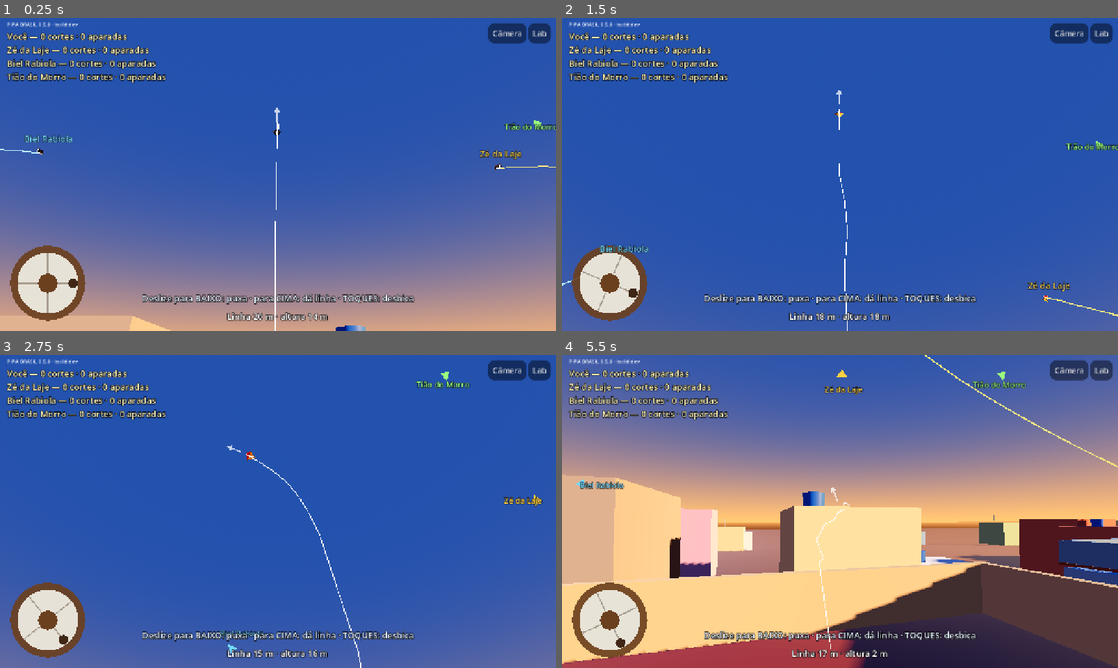
Above: before the commit, frames 1-4 (two rows, left to right).
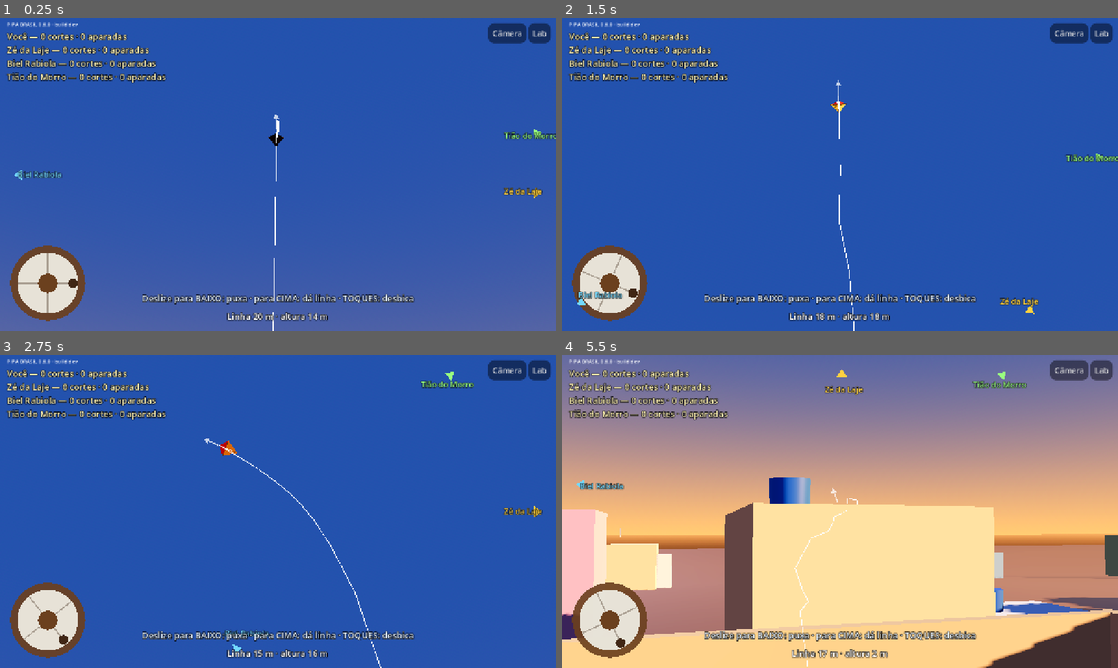
Above: after the commit, the same moments.

Repository: lucaskaeller201-ui/Pipa-Brasil
Game: Godot game, scene res://scenes/main/main.tscn
Two runs of this game, one before a commit and one after it. Both use one fixed random seed, a clock stepped at 60 frames per second and the inputs below.
Inputs (mouse positions are in pixels of both pictures, inside the frame that each line leads up to):
- Up to frame 1 (0.25 s): no input
- Up to frame 2 (1.5 s): tap Enter at 0.5 s; move the mouse to (962, 158) at 0.52 s; hold W 0.53-1.25 s; tap Z at 0.6 s; click (962, 158) at 0.67 s; tap Space at 0.77 s; drag from (728, 190) to (812, 237) at 1.27 s
- Up to frame 3 (2.75 s): move the mouse to (333, 442) at 2.02 s; hold W from 2.03 s (still down); tap Q at 2.1 s
- Up to frame 4 (5.5 s): release W at 2.75 s; drag from (812, 574) to (673, 464) at 2.77 s; move the mouse to (1006, 558) at 3.52 s; hold A 3.53-4.25 s; tap Z at 3.6 s; tap Space at 3.77 s; drag from (673, 464) to (756, 433) at 4.27 s; move the mouse to (867, 511) at 5.02 s; hold S from 5.03 s (still down); tap Q at 5.1 s; click (867, 511) at 5.17 s

The runs differ from the first frame. In frame 1, 36% of the frame differs, in the area x 0-100%, y 1-100%; in frame 2, 4.2%; in frame 3, 10%; in frame 4, 71%, in the area x 0-100%, y 0-100%.

Commit message:
0.6.0: zoom da câmera, referência nova revisada, docs (D-023 a D-025)
Co-Authored-By: Claude Opus 5.5 <noreply@anthropic.com>
Claude-Session: https://claude.ai/code/session_01VcBVPpGPHbKMkWY2F5CwiY

Diff:
--- a/game/match/livre.gd
+++ b/game/match/livre.gd
@@ -159,9 +159,12 @@
 	_corpos[0].visible = not _primeira_pessoa
 	var alvo := eu.kite.position - olho
 	var dist := alvo.length()
-	# Zoom: a pipa ocupa uns 5% da altura da tela, sem fechar demais.
-	var envergadura := 0.9
-	var fov := clampf(rad_to_deg(envergadura / maxf(dist, 1.0)) / 0.05, 22.0, 60.0)
+	# Zoom (1ª pessoa): a pipa ocupa uns 6% da altura da tela. Na 3ª pessoa,
+	# visão aberta para ver as lajes e as outras pipas.
+	var envergadura := 0.6
+	var fov := clampf(rad_to_deg(envergadura / maxf(dist, 1.0)) / 0.06, 14.0, 55.0)
+	if not _primeira_pessoa:
+		fov = 50.0
 	var guinada := atan2(-alvo.x, -alvo.z)
 	var elevacao := rad_to_deg(atan2(alvo.y, Vector2(alvo.x, alvo.z).length()))
 	# A pipa fica um pouco acima do meio; com pouca linha aparece o horizonte.
--- a/project.godot
+++ b/project.godot
@@ -7,7 +7,7 @@
 
 config/name="PIPA BRASIL"
 config/description="Simulador brasileiro de pipas em 3D"
-config/version="0.5.0"
+config/version="0.6.0"
 run/main_scene="res://scenes/main/main.tscn"
 config/features=PackedStringArray("4.7", "Mobile")
 config/icon="res://icon.svg"
--- /dev/null
+++ b/tests/golden/raia_sem_rabiola.csv
@@ -0,0 +1,17 @@
+t,x,y,z,tensao,linha
+0.50,-0.2223,16.9232,-26.2081,5.8415,29.8500
+1.00,-0.5741,19.9476,-24.1325,6.0475,29.8500
+1.50,-0.7210,22.6700,-21.7282,5.2293,29.8500
+2.00,-0.6455,24.6885,-19.5161,4.3903,29.8500
+2.50,-0.3679,26.0915,-17.6859,3.6815,29.8500
+3.00,0.0669,27.0231,-16.2878,3.1272,29.8500
+3.50,0.5925,27.6105,-15.2967,2.7200,29.8500
+4.00,1.1300,27.9559,-14.6462,2.4311,29.8500
+4.50,1.5983,28.1385,-14.2584,2.2276,29.8500
+5.00,1.9253,28.2175,-14.0641,2.0789,29.8500
+5.50,2.0594,28.2349,-14.0093,1.9660,29.8500
+6.00,1.9777,28.2190,-14.0500,1.8827,29.8500
+6.50,1.6870,28.1898,-14.1427,1.8299,29.8500
+7.00,1.2187,28.1625,-14.2420,1.8090,29.8500
+7.50,0.6236,28.1498,-14.3044,1.8163,29.8500
+8.00,-0.0327,28.1606,-14.2978,1.8409,29.8500
Not shown, changed: export_presets.cfg
Not shown, changed: docs/changelog.md
Not shown, changed: docs/como-testar.md
Not shown, changed: docs/decisoes.md
Not shown, changed: docs/progresso.md
Not shown, changed: docs/referencias.md
